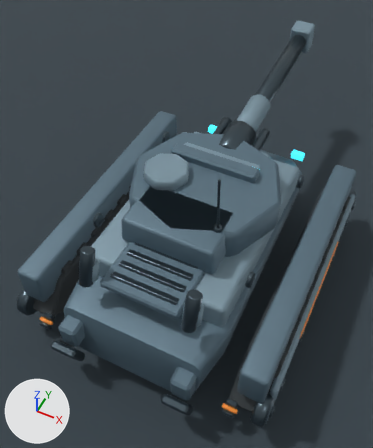
A saved change to the Blender file content/source-art/colossussiegeplatform-rigged.blend.
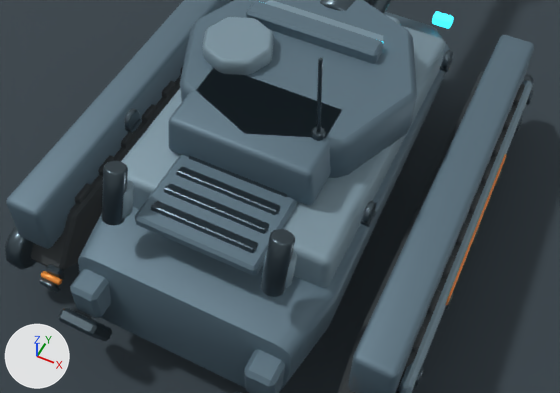
Each version appears first whole from a camera (50 mm lens) standing at (1.41, -3.16, 4.59) and looking at (-0.2, 0.05, 0.58), and next in a close-up on the part from 4% to 100% of the width and 32% to 88% of the height. The lights are fixed; the arrows at lower left show +X, +Y and +Z. The older version's two pictures come first.

The scene before the commit, as lines of its bpy script (objects in view):
```python
me_colossusarmor_turretmantlet_mesh = bpy.data.meshes.new('ColossusArmor_TurretMantlet_Mesh')
me_colossusarmor_turretmantlet_mesh.from_pydata(...)  # 96 vertices, 98 faces; spans x -0.437..0.437, y -0.239..0.239, z -0.15..0.15
me_colossusarmor_turretmantlet_mesh.polygons.foreach_set('use_smooth', [True] * 98)
me_colossusarmor_turretmantlet_mesh.materials.append(mat_colossuslightarmor)  # greyish blue #8199a6
me_cube_002 = bpy.data.meshes.new('Cube.002')
me_cube_002.from_pydata(...)  # 96 vertices, 98 faces; spans x -0.12..0.12, y -1.35..1.35, z -0.19..0.19
me_cube_002.polygons.foreach_set('use_smooth', [True] * 98)
me_cube_002.materials.append(mat_colossusarmor)  # blue #617986
me_cube_034 = bpy.data.meshes.new('Cube.034')
me_cube_034.from_pydata(...)  # 24 vertices, 26 faces; spans x -0.43..0.43, y -0.07..0.07, z -0.06..0.06
me_cube_034.materials.append(mat_colossusarmor)  # blue #617986
ob_colossusarmor_sponson_r = bpy.data.objects.new('ColossusArmor_Sponson_R', me_cube_002)
ob_colossusarmor_sponson_r.location = (1.08, -0.02, 0.68)
ob_colossusarmor_turretmantlet = bpy.data.objects.new('ColossusArmor_TurretMantlet', me_colossusarmor_turretmantlet_mesh)
ob_colossusarmor_turretmantlet.location = (0.0, 0.42, 1.17)
ob_colossusarmor_turretmantlet.rotation_euler = (-0.105, 0.0, 0.0)  # degrees (-6, 0, 0)
ob_colossussensor_rangefinderbar = bpy.data.objects.new('ColossusSensor_RangefinderBar', me_cube_034)
ob_colossussensor_rangefinderbar.location = (0.0, 0.24, 1.34)
# also in view: 'ColossusArmor_EngineDeck_Frame' at (0.0, -0.92, 1.03); 'ColossusArmor_TurretBase' at (0.0, 0.05, 1.15); 'ColossusArmor_Hull' at (0.0, 0.02, 0.51); 'ColossusArmor_EngineDeck_Slat_1' at (0.0, -1.12, 1.06); 'ColossusArmor_RecoilSpadeMount_L' at (-0.55, -1.48, 0.54)
```
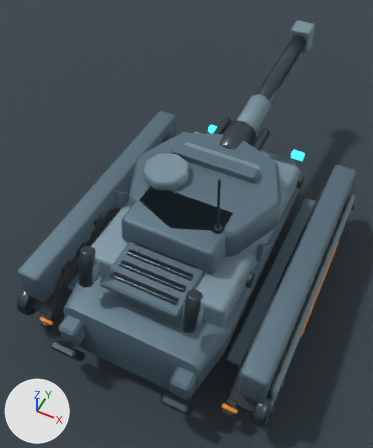
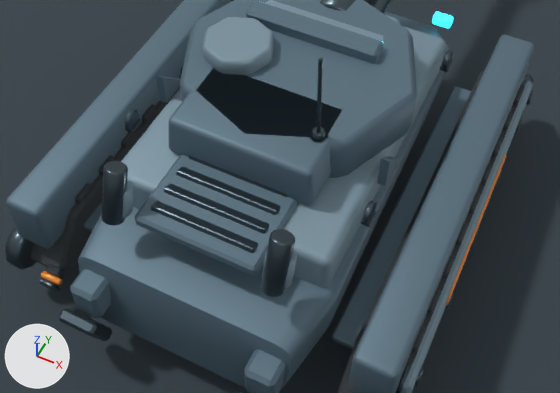
What differs and where, as boxes (x1, y1, x2, y2) in the close-ups (560 x 393 px):
'ColossusArmor_SponsonBridge_R', added (blue): after (332, 86, 471, 349)
'ColossusArmor_Gusset_1', added (blue): after (156, 75, 180, 103)
'ColossusArmor_Gusset_2', added: after (377, 156, 399, 186)
'ColossusArmor_SponsonBridge_L', added (mostly hidden): after (84, 202, 102, 232)

What changed in the scene script:
```text
Add me_colossusarmor_gusset_2_mesh:
    me_colossusarmor_gusset_2_mesh.from_pydata([(-0.025, 0.0, 0.0), (0.025, 0.0, 0.0), (0.025, 0.22, 0.0), (-0.025, 0.22, 0.0), (-0.025, 0.0, 0.22), (0.025, 0.0, 0.22)], [], [(0, 1, 2, 3), (0, 4, 5, 1), (1, 5, 2), (0, 3, 4), (4, 3, 2, 5)])
    me_colossusarmor_gusset_2_mesh.materials.append(mat_colossusarmor)  # blue #617986
Add me_cube_066:
    me_cube_066.from_pydata(...)  # 24 vertices, 26 faces; spans x -0.16..0.16, y -1.1..1.1, z -0.03..0.03
    me_cube_066.materials.append(mat_colossusarmor)  # blue #617986
Add me_cube_065:
    me_cube_065.from_pydata(...)  # 24 vertices, 26 faces; spans x -0.16..0.16, y -1.1..1.1, z -0.03..0.03
    me_cube_065.materials.append(mat_colossusarmor)  # blue #617986
Add ob_colossusarmor_gusset_2:
    ob_colossusarmor_gusset_2 = bpy.data.objects.new('ColossusArmor_Gusset_2', me_colossusarmor_gusset_2_mesh)
    ob_colossusarmor_gusset_2.location = (0.72, -0.38, 0.98)
Add ob_colossusarmor_gusset_1:
    ob_colossusarmor_gusset_1 = bpy.data.objects.new('ColossusArmor_Gusset_1', me_colossusarmor_gusset_2_mesh.copy())
    ob_colossusarmor_gusset_1.location = (-0.72, -0.38, 0.98)
Add ob_colossusarmor_sponsonbridge_r:
    ob_colossusarmor_sponsonbridge_r = bpy.data.objects.new('ColossusArmor_SponsonBridge_R', me_cube_066)
    ob_colossusarmor_sponsonbridge_r.location = (0.925, 0.0, 0.437)
Add ob_colossusarmor_sponsonbridge_l:
    ob_colossusarmor_sponsonbridge_l = bpy.data.objects.new('ColossusArmor_SponsonBridge_L', me_cube_065)
    ob_colossusarmor_sponsonbridge_l.location = (-0.925, 0.0, 0.437)
```
